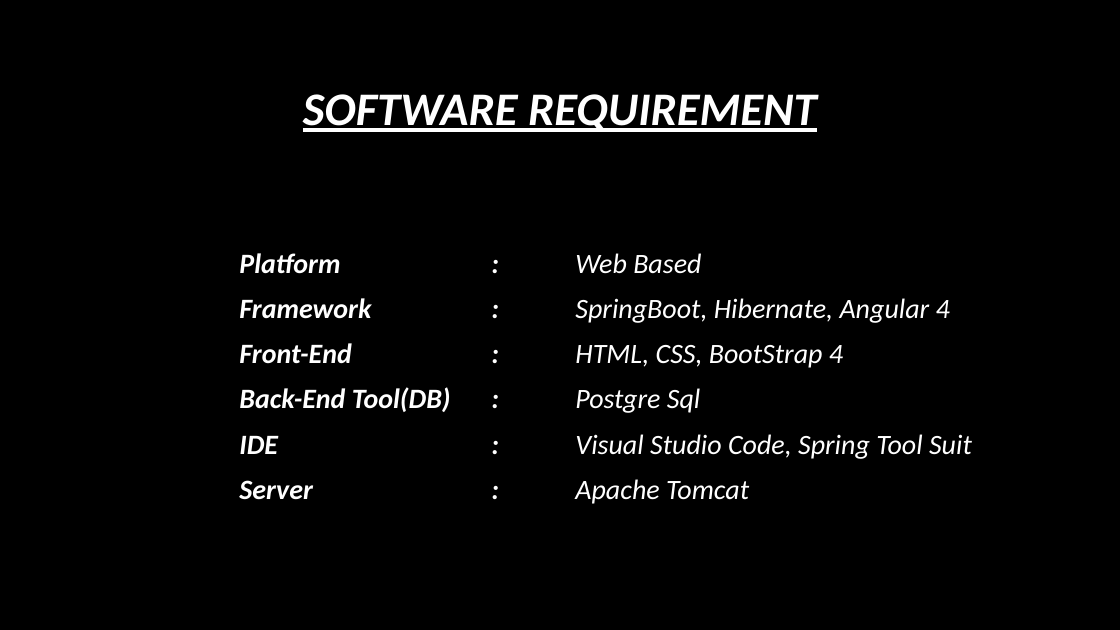
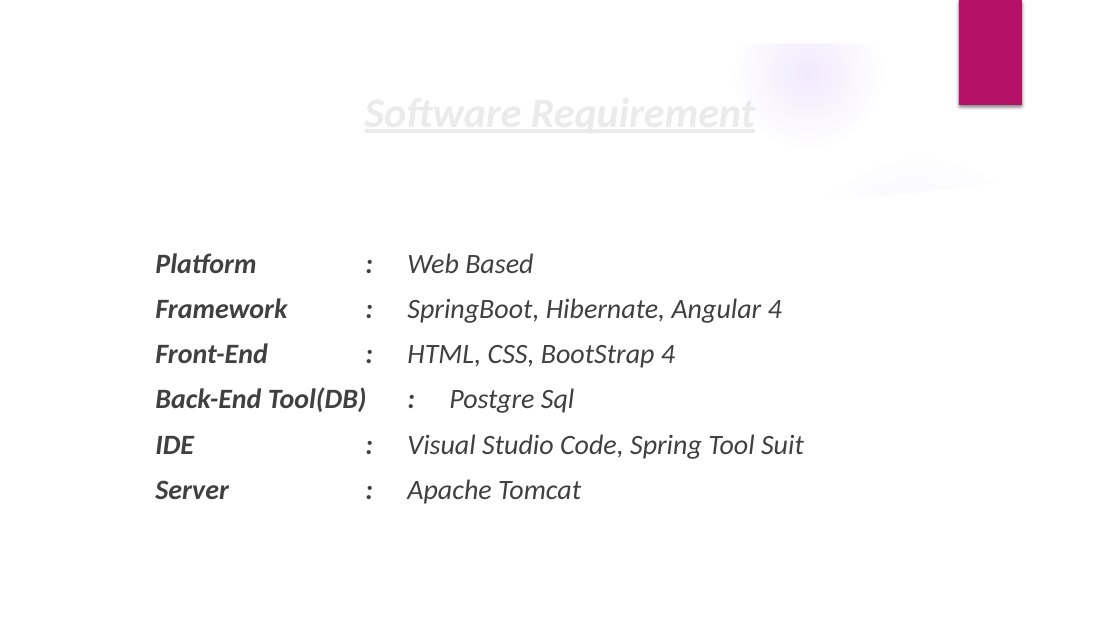
Before and after one commit to lalitgiri/Angular_Practice_Program, a slide deck: slide 9 of Ecommerce-Project/report data/project ppt.pptx (slide 8 before the commit). Drawn at 1120x630 pixels with LibreOffice and Linux fonts; fonts in the diff are those of the drawing; background and template pictures are left out. Boxes give left, top, right and bottom in pixels: in the first picture for what was removed or moved away, otherwise in the second. Text is boxed around its words. In the diff, an @@ line names an element or a change of style, - is before the commit and + after.

```diff
--- a/Ecommerce-Project/report data/project ppt.pptx
+++ b/Ecommerce-Project/report data/project ppt.pptx
@@ background #000000 to picture (left out) @@
@@ group added at (0,0,1120,630): 5 ellipses, 3 freeform shapes @@
@@ rectangle added at (959,0,1022,105), fill #B31166 @@
@@ title at (303,94,817,132): text changed; size 40 to 36 pt; text colour #FFFFFF to #EBEBEB @@
-SOFTWARE REQUIREMENT
+Software Requirement
@@ text "Platform : Web Based" at (155,253,804,504): text colour #FFFFFF to #404040 @@
```
Also in this commit, not shown: 37 other slides changed, 3 slides added, 1 slide removed, 2 other files.
